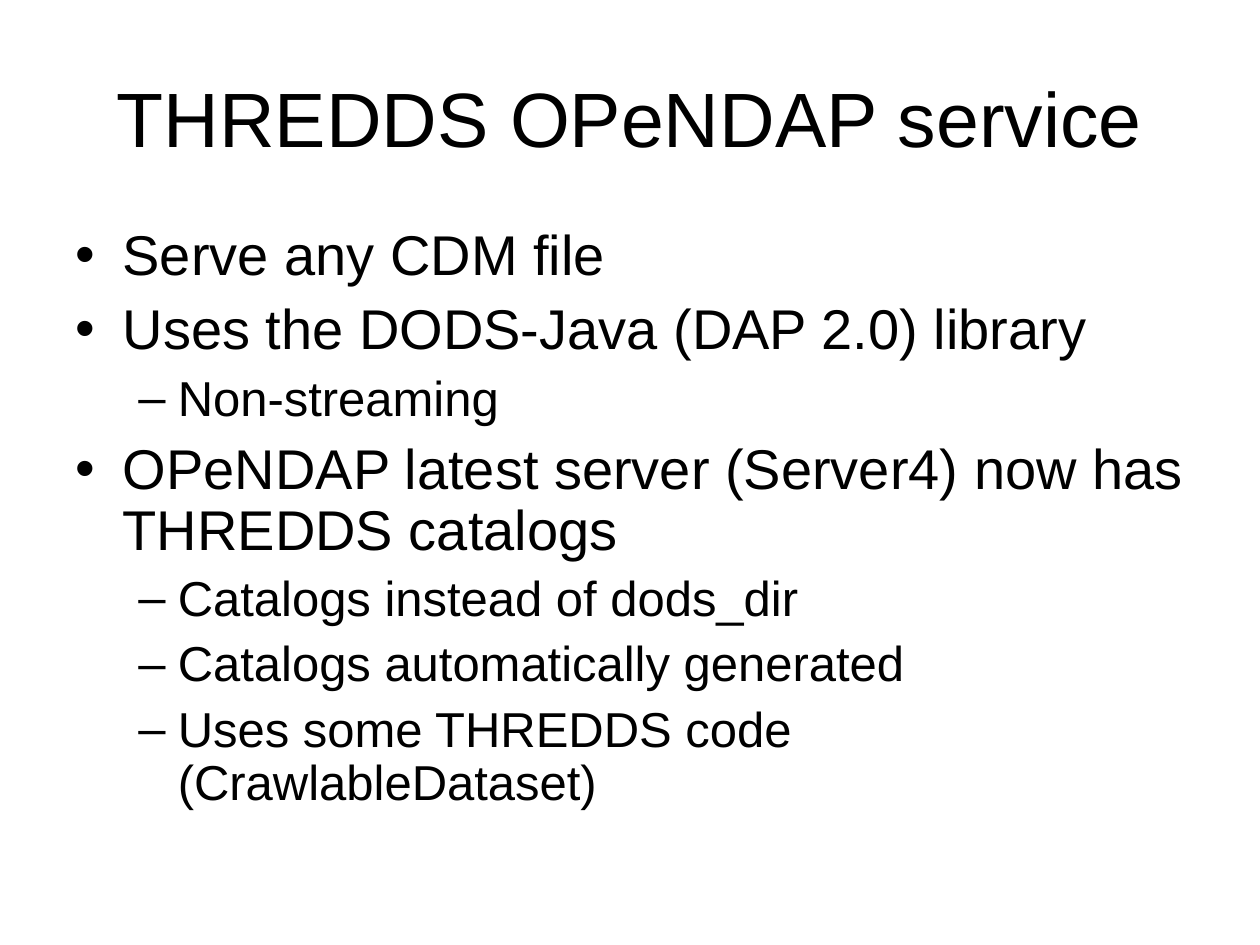
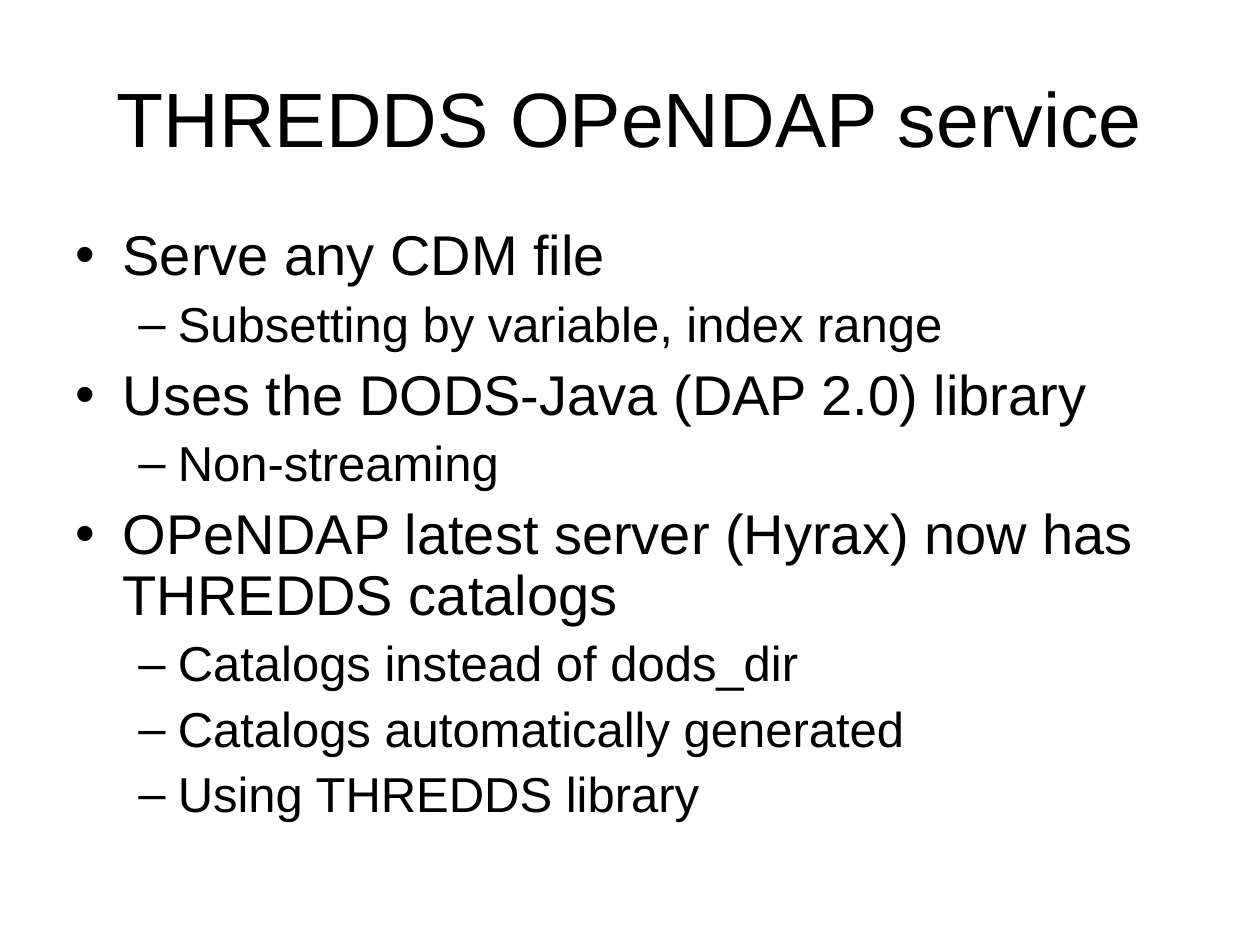
Before and after one commit to ooici-eoi/THREDDS, a slide deck: slide 7 of docs/web/thredds/tech/tutorial/TDSOverview.ppt (slide 8 before the commit). Drawn at 1260x945 pixels with LibreOffice and Linux fonts; fonts in the diff are those of the drawing; background and template pictures are left out. Boxes give left, top, right and bottom in pixels: in the first picture for what was removed or moved away, otherwise in the second. Text is boxed around its words. In the diff, an @@ line names an element or a change of style, - is before the commit and + after.

```diff
--- a/docs/web/thredds/tech/tutorial/TDSOverview.ppt
+++ b/docs/web/thredds/tech/tutorial/TDSOverview.ppt
@@ text at (178,306,942,352): paragraph added @@
+  – Subsetting by variable, index range
@@ text at (123,513,1133,626): text changed @@
-• OPeNDAP latest server (Server4) now has THREDDS catalogs
+• OPeNDAP latest server (Hyrax) now has THREDDS catalogs
@@ text at (178,776,699,822): text changed @@
-  – Uses some THREDDS code (CrawlableDataset)
+  – Using THREDDS library
```
Also in this commit, not shown: 9 other slides changed, 4 slides added, 1 slide removed, 16 other files.
